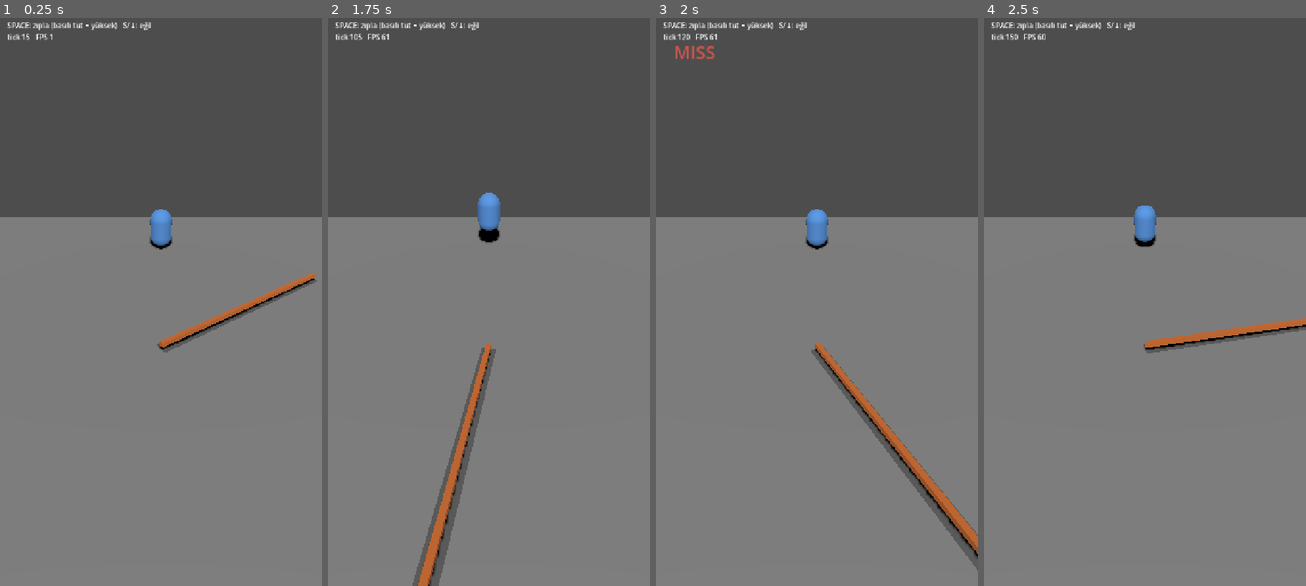
Above: before the commit, frames 1-4 (left to right).
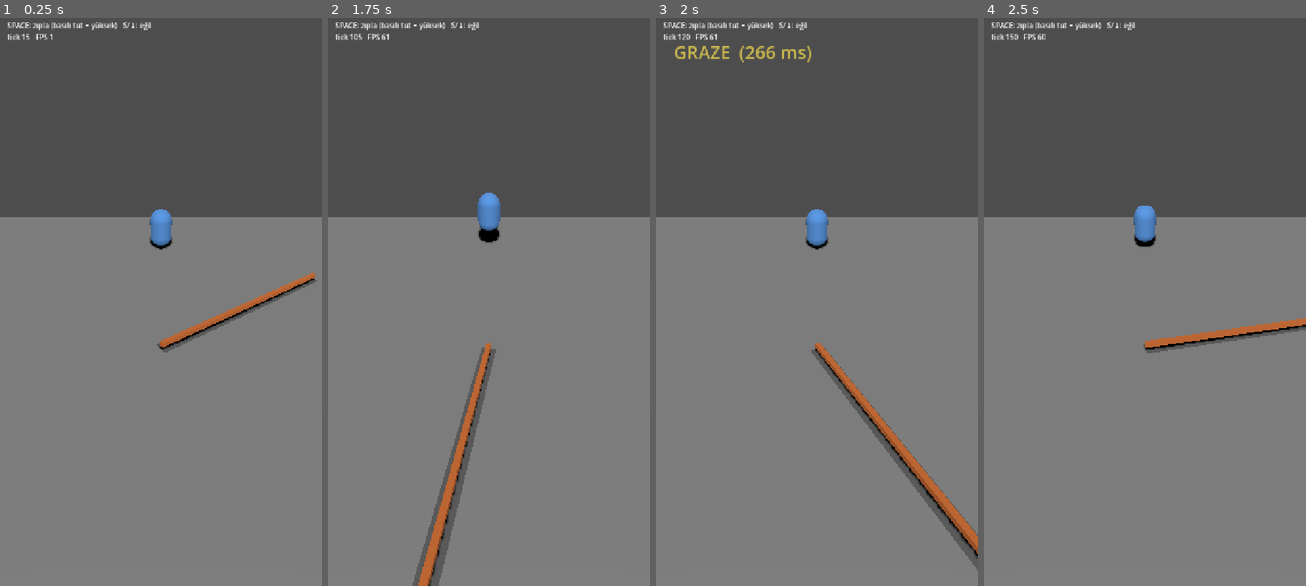
Above: after the commit, the same moments.

Repository: SametCanMavzer/loop-out
Game: Godot game, scene res://scenes/dev/play_test.tscn
Two runs of this game, one before a commit and one after it. Both use one fixed random seed, a clock stepped at 60 frames per second and the inputs below. This scene is started directly instead of the project's main scene.
Inputs:
- Up to frame 1 (0.25 s): no input
- Up to frame 2 (1.75 s): tap Space (jump) at 0.6, 0.77, 1.07, 1.52, 1.55 s; tap S (duck) at 1.35 s
- Up to frame 3 (2 s): tap Space (jump) at 1.82 s
- Up to frame 4 (2.5 s): tap Space (jump) at 2.1 s

Frames 1-2 are identical in both runs. In frame 3, 0.5% of the frame differs, in the area x 5-49%, y 4-8%; in frame 4, nothing differs.

Commit message:
balance: crossing Model A (airborne = at least GRAZE, MISS only if grounded)
Per F4b feel test: old §4.3 airborne-but-early=MISS felt unfair (no GRAZE, mostly
MISS). Samet approved 'airborne = you cleared it' model. delta<=perfect -> PERFECT;
sudden death (graze_ms<=perfect_ms) -> non-perfect misses. Tests updated.

Co-Authored-By: Claude Opus 4.8 <noreply@anthropic.com>

Diff:
--- a/scripts/rope/rope.gd
+++ b/scripts/rope/rope.gd
@@ -71,14 +71,16 @@
 			return  # nötr temiz geçiş — sinyal yok
 		_emit(t.id, CrossResult.MISS, 0.0)
 		return
-	# Normal (yer hizası) süpürme:
+	# Normal (yer hizası) süpürme — Model A: havadaysan en az GRAZE, MISS yalnız yerdeysen.
+	# İyi zamanlama (delta<=perfect) → PERFECT. Sudden death'te (graze_ms<=perfect_ms, §4.5
+	# graze bandı yok) perfect değilsen ıskalarsın.
 	if not t.is_airborne:
 		_emit(t.id, CrossResult.MISS, 0.0)
 		return
 	var delta_ms := absf(current_tick - t.jump_input_tick) * TICK_MS
 	if delta_ms <= float(perfect_ms):
 		_emit(t.id, CrossResult.PERFECT, delta_ms)
-	elif delta_ms <= float(graze_ms):
+	elif graze_ms > perfect_ms:
 		_emit(t.id, CrossResult.GRAZE, delta_ms)
 	else:
 		_emit(t.id, CrossResult.MISS, delta_ms)
--- a/tests/test_rope.gd
+++ b/tests/test_rope.gd
@@ -35,13 +35,13 @@
 
 	var mid := 0.5 * absf(1.0) * Rope.TICK_DT  # prev(0) ile curr arası → bu tick süpürülür
 
-	# --- 2) Sınıflandırma (LOW), round1 pencereleri: perfect 90, graze 160 ---
+	# --- 2) Sınıflandırma (LOW) — Model A: havada = en az GRAZE, MISS yalnız yerde. round1 (90,160) ---
 	_events.clear()
 	var cases := [
 		# [id, jump_tick, cross_tick, airborne, beklenen]
-		[1, 100, 100, true, Rope.CrossResult.PERFECT],   # delta 0ms
-		[2, 100, 109, true, Rope.CrossResult.GRAZE],     # delta ~150ms (<=160)
-		[3, 100, 112, true, Rope.CrossResult.MISS],      # delta ~200ms (>160)
+		[1, 100, 100, true, Rope.CrossResult.PERFECT],   # delta 0ms → PERFECT
+		[2, 100, 109, true, Rope.CrossResult.GRAZE],     # delta ~150ms → GRAZE
+		[3, 100, 112, true, Rope.CrossResult.GRAZE],     # delta ~200ms (erken) → yine GRAZE (havada)
 		[4, 100, 100, false, Rope.CrossResult.MISS],     # yerde → MISS
 	]
 	for c in cases:
@@ -56,13 +56,20 @@
 		if res.get(c[0]) != c[4]:
 			push_error("FAIL: id %d beklenen %d, gelen %s." % [c[0], c[4], str(res.get(c[0]))]); fail += 1
 
-	# --- 3) Tur-bağımlı graze (§4.5): round25 graze=130 → 150ms artık MISS ---
+	# --- 3) Sudden death (§4.5, graze bandı yok: graze_ms<=perfect_ms) → perfect değilse MISS ---
 	_events.clear()
 	rope.reset(0.0, 1.0)
 	var jr := FakeJumper.new(5, mid); jr.is_airborne = true; jr.jump_input_tick = 100
-	rope.tick(109, 90, 130, [jr])   # delta ~150ms, graze 130 → MISS
+	rope.tick(109, 90, 90, [jr])   # havada delta ~150ms ama graze yok → MISS
 	if _events.size() != 1 or _events[0][1] != Rope.CrossResult.MISS:
-		push_error("FAIL: daralan graze (130) uygulanmadı (150ms MISS olmalı)."); fail += 1
+		push_error("FAIL: sudden death'te havada-ama-perfect-değil MISS olmalı."); fail += 1
+	# ...aynı sudden death'te delta<=perfect → PERFECT
+	_events.clear()
+	rope.reset(0.0, 1.0)
+	var jp2 := FakeJumper.new(11, mid); jp2.is_airborne = true; jp2.jump_input_tick = 100
+	rope.tick(100, 90, 90, [jp2])  # delta 0 → PERFECT
+	if _events.size() != 1 or _events[0][1] != Rope.CrossResult.PERFECT:
+		push_error("FAIL: sudden death'te delta0 PERFECT olmalı."); fail += 1
 
 	# --- 4) HIGH süpürme (E7): ducking nötr (sinyal yok), airborne MISS ---
 	_events.clear()
Not shown, changed: STATE.md
